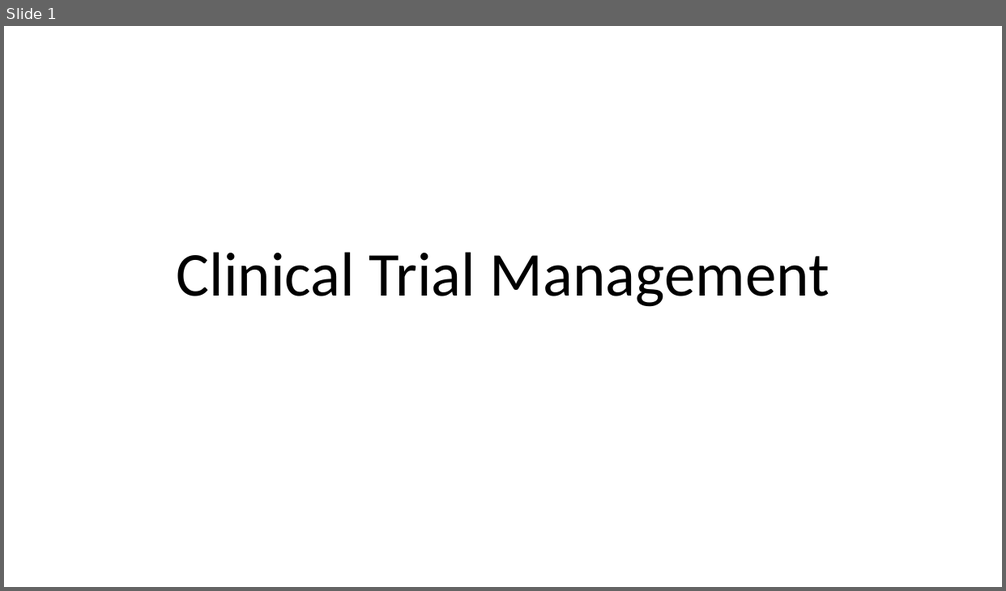
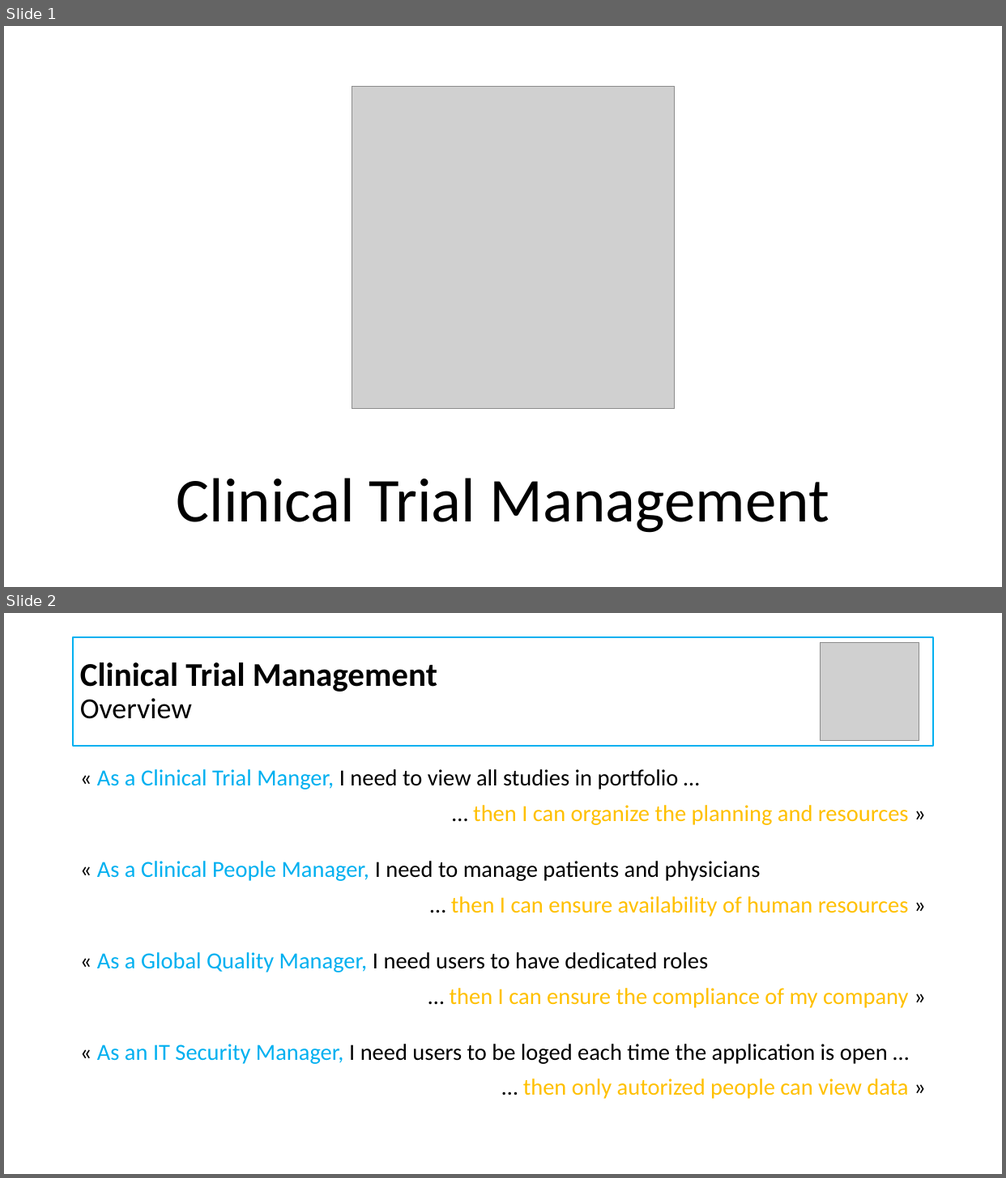
Before and after one commit to Pat-V/CTM2, a slide deck: CTM.pptx. Shown one above the other, each under a label of ours: slide 1 before the commit, slides 1 and 2 after it. The pictures are 1006x591 and 1006x1178 pixels, drawn with LibreOffice and Linux fonts; fonts in the diff are those of the drawing; grey boxes stand for pictures. Boxes give left, top, right and bottom in pixels: in the first picture for what was removed or moved away, otherwise in the second. Text is boxed around its words. In the diff, an @@ line names an element or a change of style, - is before the commit and + after.

```diff
--- a/CTM.pptx
+++ b/CTM.pptx
@@ slide 2 added at (4, 613, 1002, 1174), background #FFFFFF @@
@@ title added at (73, 637, 934, 746), outline #00B0F0 1.75 pt, 32 pt, text #000000, bold @@
+Clinical Trial Management
+Overview
@@ picture added at (820, 642, 919, 741) @@
@@ text added at (97, 769, 909, 1099), 22.2 pt, text #000000 @@
+« As a Clinical Trial Manger, I need to view all studies in portfolio …
+… then I can organize the planning and resources »
+« As a Clinical People Manager, I need to manage patients and physicians
+… then I can ensure availability of human resources »
+« As a Global Quality Manager, I need users to have dedicated roles
+… then I can ensure the compliance of my company »
+« As an IT Security Manager, I need users to be loged each time the application is open …
+… then only autorized people can view data »
@@ slide 1 changed as well @@
@@ picture added at (352, 86, 675, 408) @@
@@ title "Clinical Trial Management": place and size @@
-title "Clinical Trial Management" at (176, 252, 829, 307)
+title "Clinical Trial Management" at (176, 478, 829, 533)
```
Also in this commit, not shown: 5 other slides added, 1 slide removed, 15 other files.
